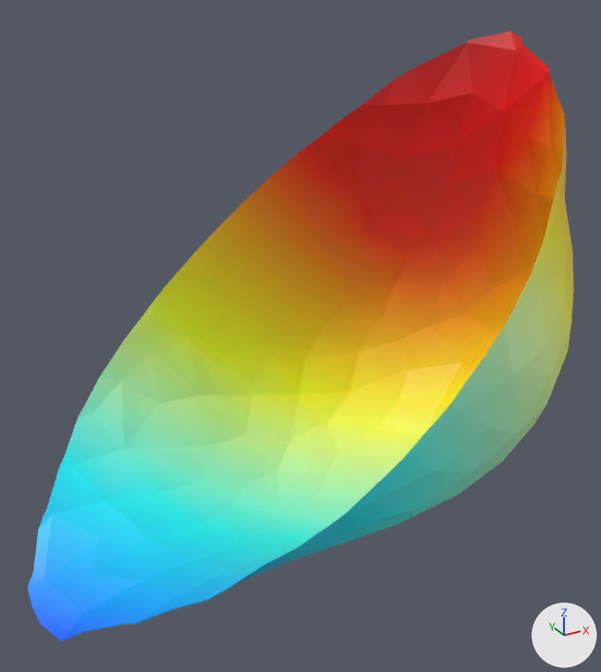
The glTF model artifacts/case_CMHA_AHMU1218001/aneurysm.glb: old version first, new version second.
One viewpoint serves both versions: a 50 mm camera at (16.29, -37.51, -27.56) aimed at (18.71, -33.13, -29.76). Arrows for +X, +Y and +Z are at lower right; the lights stay in place. The first picture is the older version. Where no turn or scale is listed for an object, it has been applied to the vertices.

Script lines for the objects in view, before the commit:
```python
me_3d_aneurysm_ahmu1218001_stl = bpy.data.meshes.new('3D_aneurysm_AHMU1218001.stl')
me_3d_aneurysm_ahmu1218001_stl.from_pydata(...)  # 229 vertices, 382 faces; spans x 16.82..20.72, y -34.38..-31.83, z -31.36..-27.94
me_3d_aneurysm_ahmu1218001_stl.materials.append(mat_defaultmaterial)
ob_3d_aneurysm_ahmu1218001_stl = bpy.data.objects.new('3D_aneurysm_AHMU1218001.stl', me_3d_aneurysm_ahmu1218001_stl)
ob_3d_aneurysm_ahmu1218001_stl.location = (0.0, 0.0, 0.0)
```
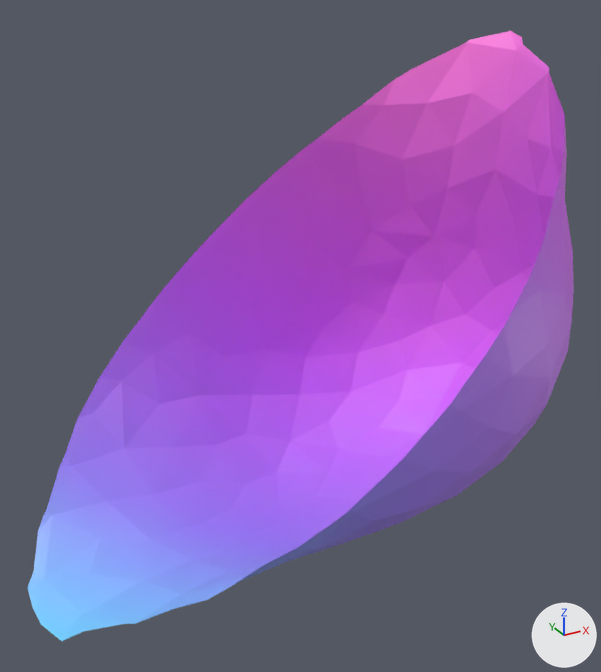
Pixel boxes [x1, y1, x2, y2] of what changed, in the pictures (601 x 672 px):
part 1 of me_3d_aneurysm_ahmu1218001_stl, recoloured (yellow to purple): [142, 143, 574, 457] in both
part 2 of me_3d_aneurysm_ahmu1218001_stl, recoloured (green to purple): [86, 274, 567, 506] in both
part 3 of me_3d_aneurysm_ahmu1218001_stl, recoloured (lighter): [211, 73, 567, 369] in both
part 4 of me_3d_aneurysm_ahmu1218001_stl, recoloured (red to pink): [279, 31, 552, 257] in both
part 5 of me_3d_aneurysm_ahmu1218001_stl, recoloured (cyan to blue): [27, 456, 390, 641] in both
part 6 of me_3d_aneurysm_ahmu1218001_stl, recoloured (cyan to purple): [65, 388, 501, 544] in both

Patch to the scene script:
```diff
--- a/artifacts/case_CMHA_AHMU1218001/aneurysm.glb.py
+++ b/artifacts/case_CMHA_AHMU1218001/aneurysm.glb.py
@@ me_3d_aneurysm_ahmu1218001_stl @@
 me_3d_aneurysm_ahmu1218001_stl.from_pydata(...)  # 229 vertices, 382 faces; spans x 16.82..20.72, y -34.38..-31.83, z -31.36..-27.94
 # used by ob_3d_aneurysm_ahmu1218001_stl; location = (0.0, 0.0, 0.0)
+# me_3d_aneurysm_ahmu1218001_stl part 1: 90 faces centred in x 18.19..20.68, y -34.22..-31.83, z -31.12..-28.63 are repainted in the vertex colours; the middle colour goes from yellow #ffec00 to purple #db6eff
+# me_3d_aneurysm_ahmu1218001_stl part 2: 71 faces centred in x 17.63..20.18, y -34.37..-31.88, z -31.29..-29.22 are repainted in the vertex colours; the middle colour goes from green #c3ffb3 to purple #c17cff
+# me_3d_aneurysm_ahmu1218001_stl part 3: 62 faces centred in x 18.72..20.7, y -33.76..-31.85, z -30.51..-28.34 are repainted in the vertex colours; the middle colour goes from orange #ff8c00 to pink #ec70f3
+# me_3d_aneurysm_ahmu1218001_stl part 4: 52 faces centred in x 19.26..20.5, y -33.38..-31.97, z -29.58..-27.99 are repainted in the vertex colours; the middle colour goes from red #e80000 to pink #f772e6
+# me_3d_aneurysm_ahmu1218001_stl part 5: 59 faces centred in x 16.86..18.49, y -34.34..-32.26, z -31.32..-30.18 are repainted in the vertex colours; the middle colour goes from cyan #00d3ff to blue #92a2ff
+# me_3d_aneurysm_ahmu1218001_stl part 6: 48 faces centred in x 17.38..19.48, y -34.38..-32.05, z -31.29..-29.73 are repainted in the vertex colours; the middle colour goes from cyan #5dfff2 to purple #ab84ff
 me_3d_aneurysm_ahmu1218001_stl.materials.append(mat_defaultmaterial)
```
